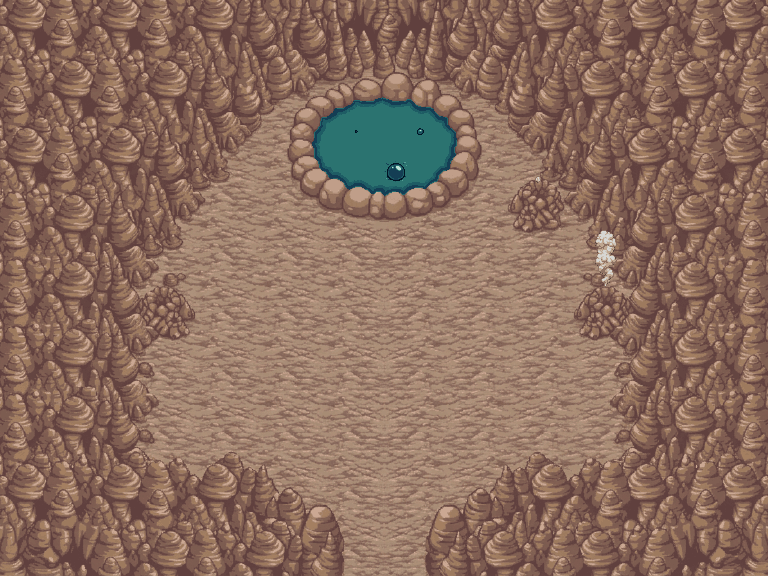
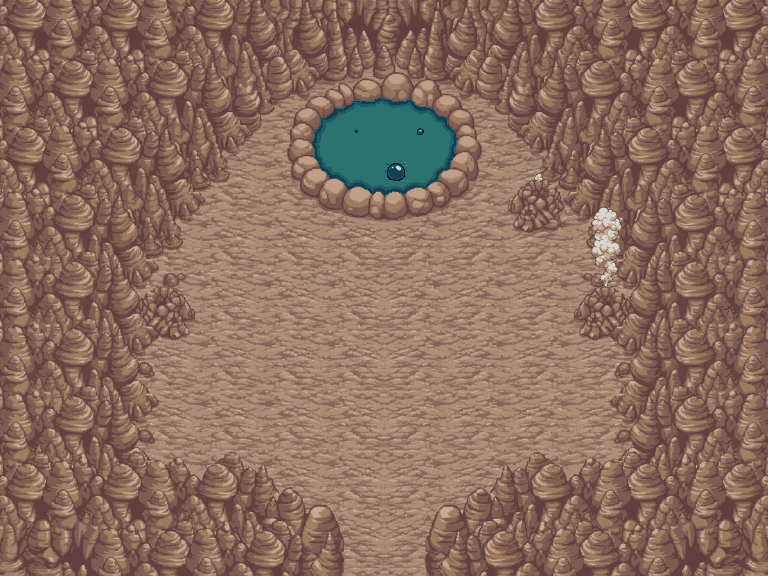
Layers edited between the first and the second w=768, h=576 image:
painted on "07_vapeur_f0" over [534, 173, 622, 286]
